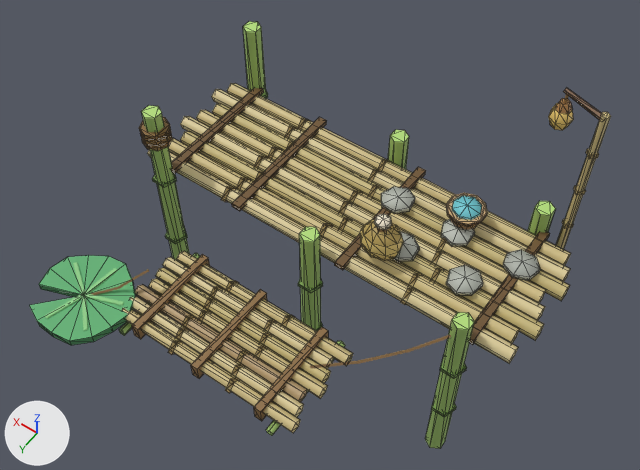
Two versions of the glTF model godot/art/models/ferry_raft.glb, one commit apart.
The view is the same before and after, from a 50 mm lens placed at (-0.55, 3.13, 4.59), pointed at (1.42, 0.36, 0.25). Arrows for +X, +Y and +Z are at lower left; the lights stay in place. The first picture is the older version. Mesh edges are drawn as thin lines on the coarser meshes.

The scene before the commit, as lines of its bpy script (objects in view):
```python
me_body = bpy.data.meshes.new('body')
me_body.from_pydata(...)  # 1104 vertices, 1796 faces; spans x 0.0..2.8, y -0.61..1.76, z -1.1..1.31
me_body.materials.append(mat_defaultmaterial)
me_body_nh = bpy.data.meshes.new('body_nh')
me_body_nh.from_pydata(...)  # 88 vertices, 132 faces; spans x 0.34..2.68, y -0.56..1.71, z -0.01..1.29
me_body_nh.materials.append(mat_defaultmaterial_001)
ob_body = bpy.data.objects.new('body', me_body)
ob_body.location = (0.0, 0.0, 0.0)
ob_body_nh = bpy.data.objects.new('body_nh', me_body_nh)
ob_body_nh.location = (0.0, 0.0, 0.0)
```
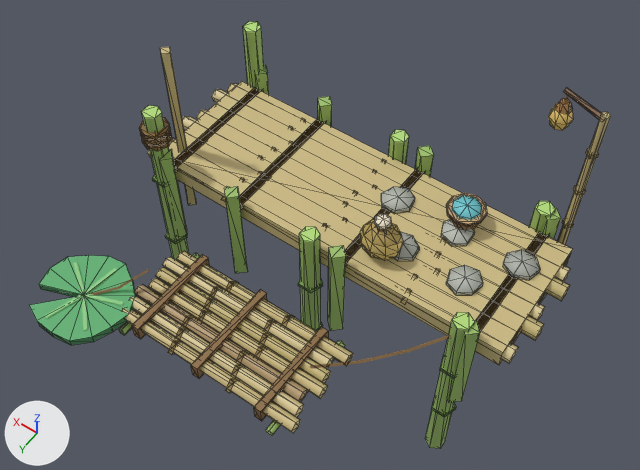
What differs and where, as boxes (x1, y1, x2, y2) in the pictures (640 x 470 px):
'body__far', added (beige): after (159, 47, 573, 403)

The edits, one by one:
Mesh me_body__far is new.
It has 80 vertices, 120 faces and spans x 0.1..2.7, y -0.56..0.56, z -0.4..1.1.
It uses material mat_defaultmaterial_001.
Object 'body__far' (ob_body__far) is new; it shows me_body__far.
Its location is (0.0, 0.0, 0.0).
